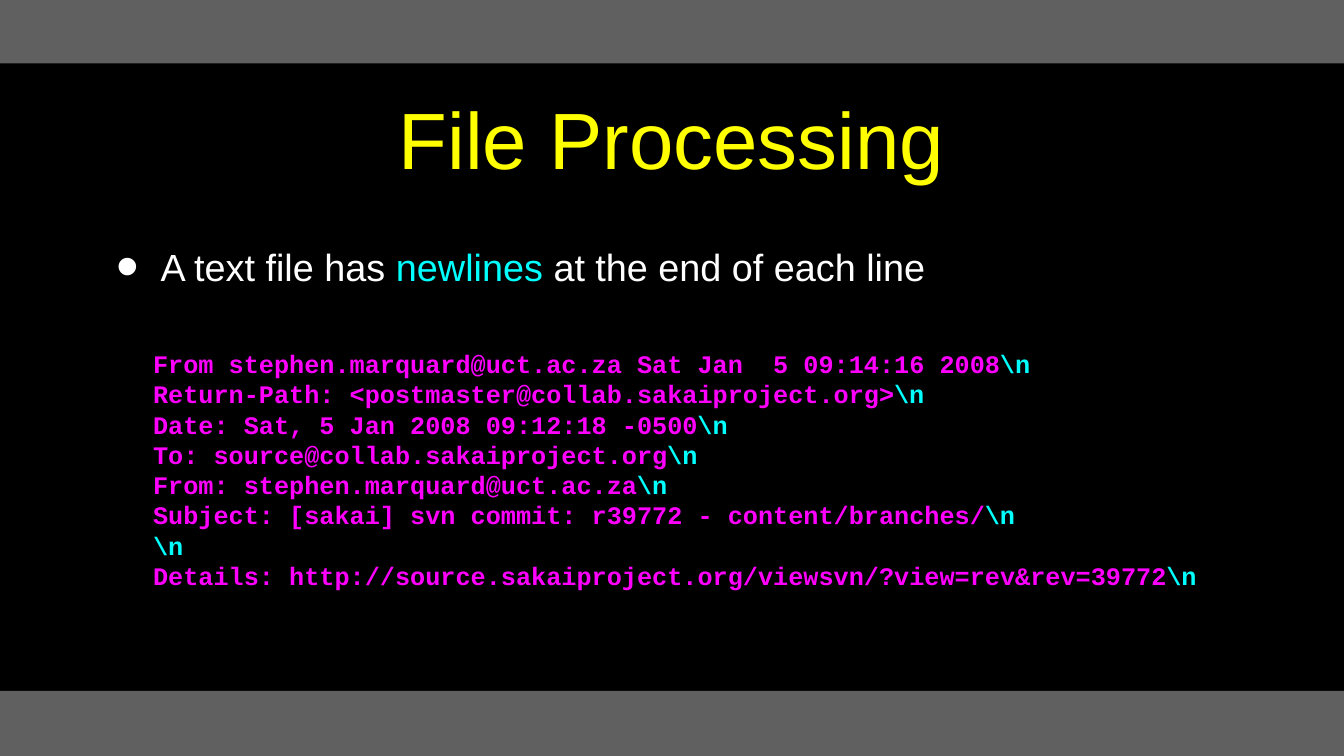
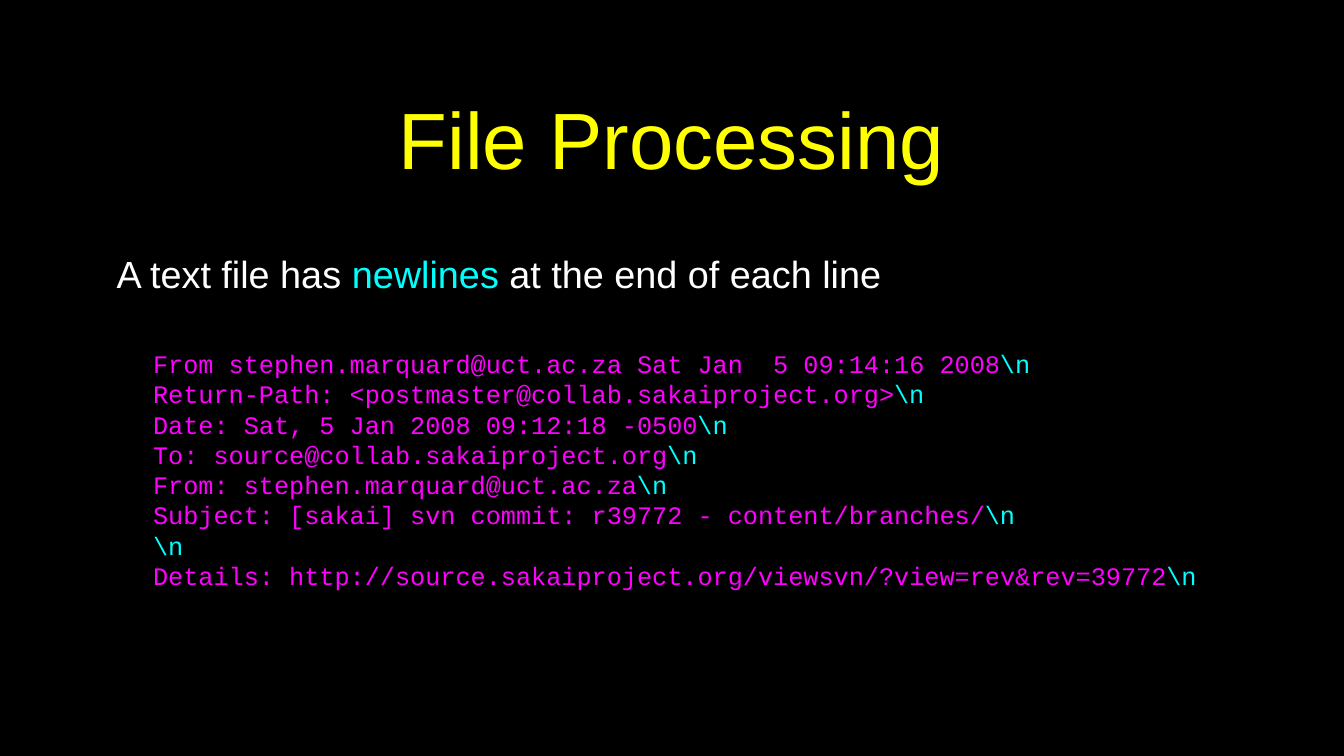
Before and after one commit to csev/py4e, a slide deck: slide 10 of lectures3/Pythonlearn-07-Files.pptx. Drawn at 1344x756 pixels with LibreOffice and Linux fonts; fonts in the diff are those of the drawing. Boxes give left, top, right and bottom in pixels: in the first picture for what was removed or moved away, otherwise in the second. Text is boxed around its words. In the diff, an @@ line names an element or a change of style, - is before the commit and + after.

```diff
--- a/lectures3/Pythonlearn-07-Files.pptx
+++ b/lectures3/Pythonlearn-07-Files.pptx
@@ rectangle removed at <box>0,0,1344,63</box> @@
@@ text "A text file has newlines ...": place and size @@
-text "A text file has newlines ..." at <box>161,253,925,282</box>
+text "A text file has newlines ..." at <box>117,260,881,289</box>
@@ text "A text file has newlines ..." at <box>117,260,881,289</box>: bullet • to none @@
@@ text "From stephen.marquard@uct.ac.za Sat Jan 5 ..." at <box>153,355,1196,591</box>: bold off @@
@@ rectangle at <box>0,691,1344,756</box>: fill #606060 to #000000 @@
```
Also in this commit, not shown: 22 other slides changed, 2 other files.
